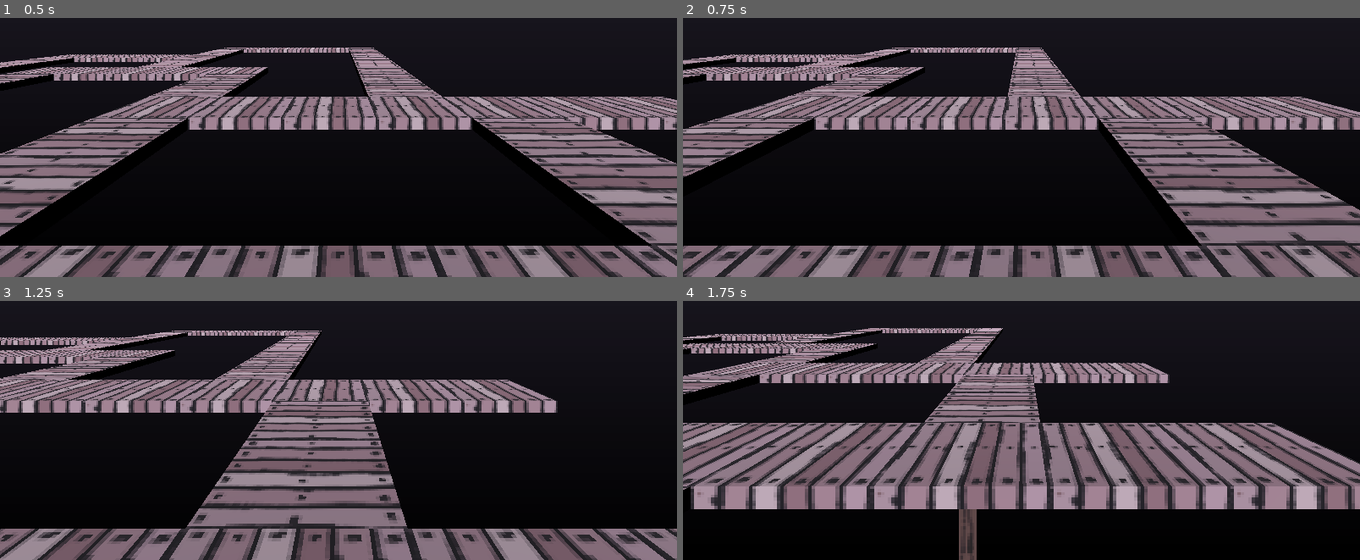
Above: before the commit, frames 1-4 (two rows, left to right).
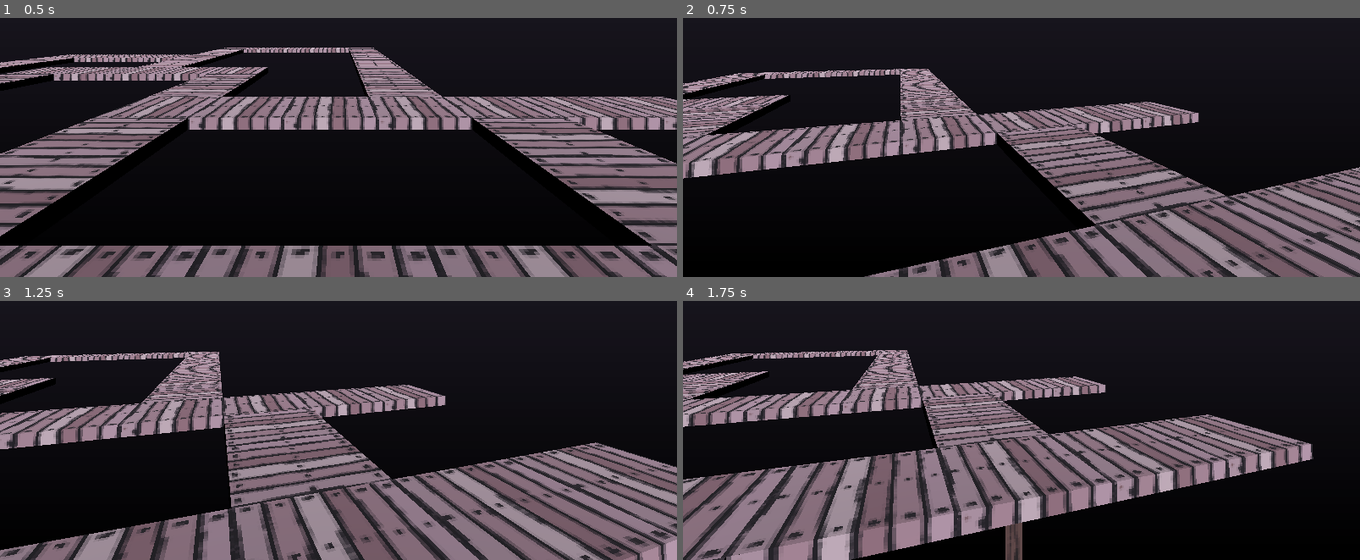
Above: after the commit, the same moments.

Repository: loopies2600/megalophobia
Game: Godot game, scene res://scenes/map/main.tscn
Two runs of this game, one before a commit and one after it. Both use one fixed random seed, a clock stepped at 60 frames per second and the inputs below.
Inputs (mouse positions are in pixels of both pictures, inside the frame that each line leads up to):
- Up to frame 1 (0.5 s): no input
- Up to frame 2 (0.75 s): tap Enter at 0.5 s; move the mouse to (outside the picture) at 0.52 s; hold D (right) from 0.53 s (still down); click (outside the picture) at 0.67 s
- Up to frame 3 (1.25 s): keep holding D (right)
- Up to frame 4 (1.75 s): move the mouse to (886, 332) at 1.27 s; release D (right) at 1.28 s; hold S (backwards) from 1.28 s (still down); click (886, 332) at 1.42 s

Frame 1 is identical in both runs. In frame 2, 46% of the frame differs, in the area x 0-100%, y 11-100%; in frame 3, 44%; in frame 4, 49%, in the area x 0-100%, y 10-100%.

Commit message:
camera!!!

Diff:
--- a/scenes/entity/player.gd
+++ b/scenes/entity/player/player.gd
@@ -1,6 +1,7 @@
 extends CharacterBody3D
+class_name Player
 
-@export var base_speed : float = 3.0
+@export var base_speed : float = 2.0
 @export var do_gravity : bool = false
 
 func _physics_process(delta: float) -> void:
--- a/scenes/entity/player.tscn
+++ b/scenes/entity/player/player.tscn
@@ -1,6 +1,7 @@
-[gd_scene load_steps=3 format=3 uid="uid://67lsaaw851q7"]
+[gd_scene load_steps=4 format=3 uid="uid://67lsaaw851q7"]
 
-[ext_resource type="Script" path="res://scenes/entity/player.gd" id="1_0g3df"]
+[ext_resource type="Script" path="res://scenes/entity/player/player.gd" id="1_0g3df"]
+[ext_resource type="Script" path="res://scenes/entity/player/player_camera.gd" id="2_ugp02"]
 
 [sub_resource type="CylinderShape3D" id="CylinderShape3D_cdooh"]
 
@@ -11,3 +12,4 @@
 shape = SubResource("CylinderShape3D_cdooh")
 
 [node name="BaseCam" type="Camera3D" parent="."]
+script = ExtResource("2_ugp02")
--- /dev/null
+++ b/scenes/entity/player/player_camera.gd
@@ -0,0 +1,27 @@
+extends Camera3D
+
+@export var mouse_sensitivity : float = 0.002
+
+@onready var player : Player = get_parent() as Player
+
+func _ready() -> void:
+	Input.mouse_mode = Input.MOUSE_MODE_CAPTURED
+
+func _check_mouse_button(event : InputEvent):
+	if event is InputEventMouseButton:
+		if event.button_index == MOUSE_BUTTON_LEFT && event.pressed:
+			if Input.mouse_mode == Input.MOUSE_MODE_CAPTURED:
+				Input.mouse_mode = Input.MOUSE_MODE_VISIBLE
+			else:
+				Input.mouse_mode = Input.MOUSE_MODE_CAPTURED
+
+func _input(event : InputEvent):
+	_check_mouse_button(event)
+
+	if event is InputEventMouseMotion and Input.mouse_mode == Input.MOUSE_MODE_CAPTURED:
+		# rotate player
+		player.rotate_y(-event.relative.x * mouse_sensitivity)
+
+		# self rotate
+		rotate_x(-event.relative.y * mouse_sensitivity)
+		rotation.x = clampf(rotation.x, -deg_to_rad(70), deg_to_rad(70))
--- a/scenes/map/main.tscn
+++ b/scenes/map/main.tscn
@@ -1,7 +1,7 @@
 [gd_scene load_steps=6 format=3 uid="uid://cuftyxordqrl1"]
 
 [ext_resource type="MeshLibrary" uid="uid://db34kg3w4int4" path="res://resources/meshlibrary/bridge_main.tres" id="1_81thg"]
-[ext_resource type="PackedScene" uid="uid://67lsaaw851q7" path="res://scenes/entity/player.tscn" id="1_ndhac"]
+[ext_resource type="PackedScene" uid="uid://67lsaaw851q7" path="res://scenes/entity/player/player.tscn" id="1_ndhac"]
 
 [sub_resource type="Environment" id="Environment_4btqg"]
 background_mode = 3
